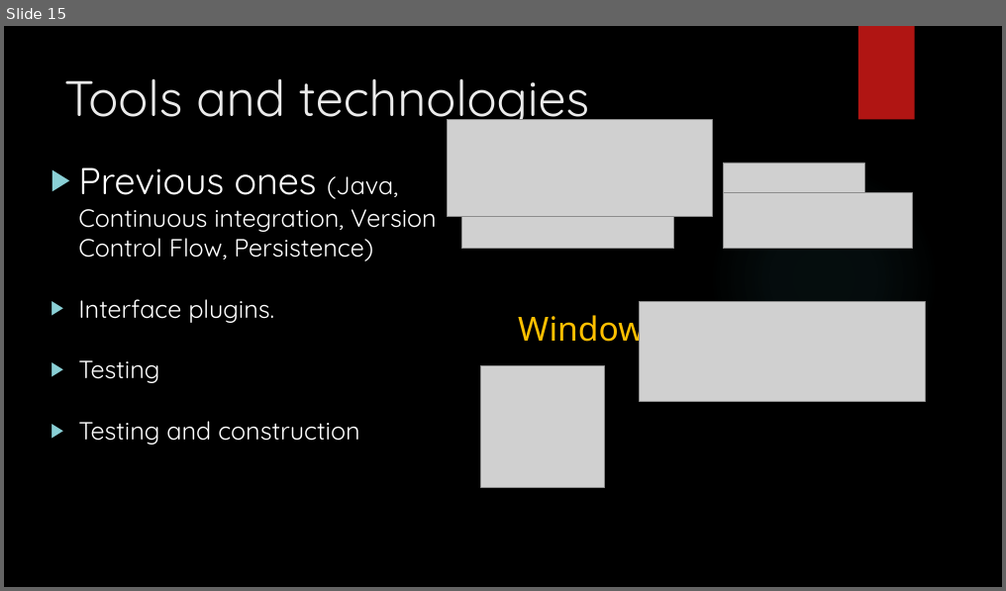
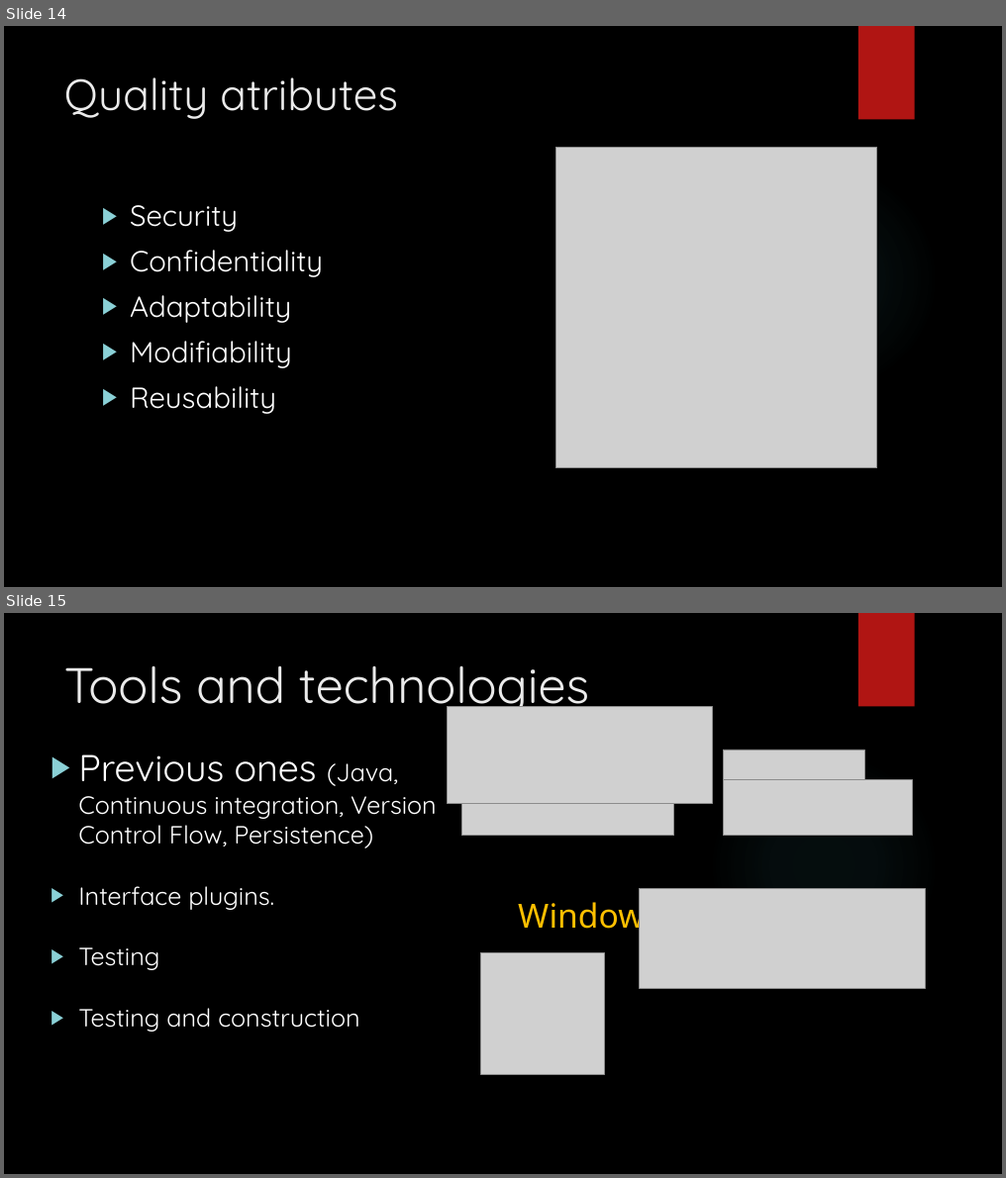
Before and after one commit to Arquisoft/Trivial_i1b, a slide deck: Documentation/Software Architecture.pptx. Shown one above the other, each under a label of ours: slide 15 before the commit, slides 14 and 15 after it. The pictures are 1006x591 and 1006x1178 pixels, drawn with LibreOffice and Linux fonts; fonts in the diff are those of the drawing; grey boxes stand for pictures; background and template pictures are left out. Boxes give left, top, right and bottom in pixels: in the first picture for what was removed or moved away, otherwise in the second. Text is boxed around its words. In the diff, an @@ line names an element or a change of style, - is before the commit and + after.

```diff
--- a/Documentation/Software Architecture.pptx
+++ b/Documentation/Software Architecture.pptx
@@ slide 14 added at (4,26,1002,587), background picture (left out); not listed: 2 template elements that a slide beside it also shows @@
@@ title added at (64,77,398,119), 42 pt, text #EBEBEB @@
+Quality atributes
@@ picture added at (555,148,877,469) @@
@@ text added at (130,205,323,414), 28 pt, text #FFFFFF @@
+▶ Security
+▶ Confidentiality
+▶ Adaptability
+▶ Modifiability
+▶ Reusability
```
Also in this commit, not shown: 1 slide changed, 12 other slides added, 6 slides removed, 1 other file.
